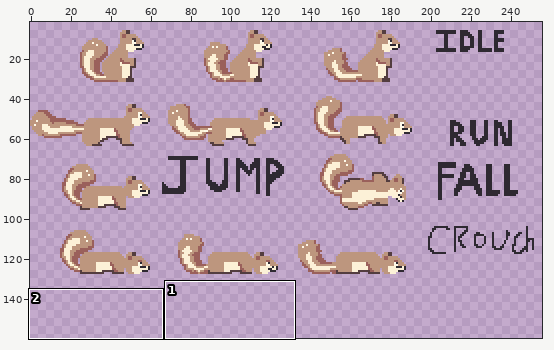
Two states of a pixel-art file, Asset Projects/squirrel/v2/squirrel.aseprite. Above, an overview of the earlier version with the close-up marked.
Close-up. Earlier state:
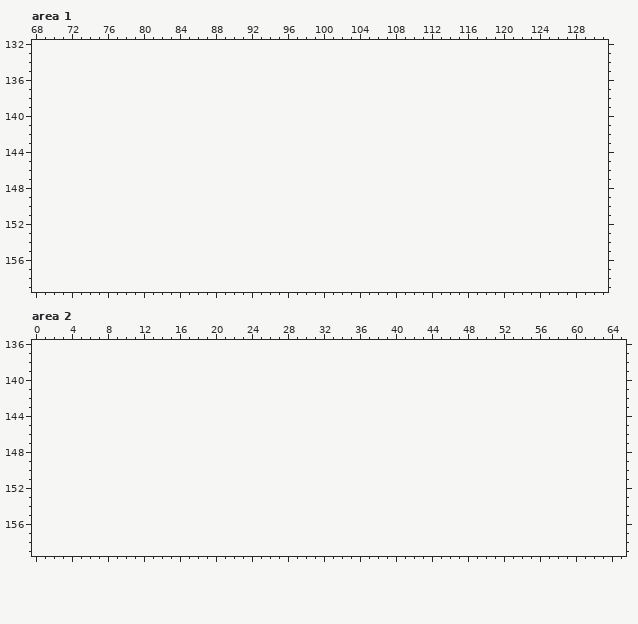
256x128 pixels, 1 frame. Colours within 5 levels of each other are drawn and written as one. Shown: area 1: x 68..131, y 132..159; area 2: x 0..65, y 136..159. The old version is drawn lined up with the new one, on the new canvas. The wide view leaves out empty margins.
Once edited:
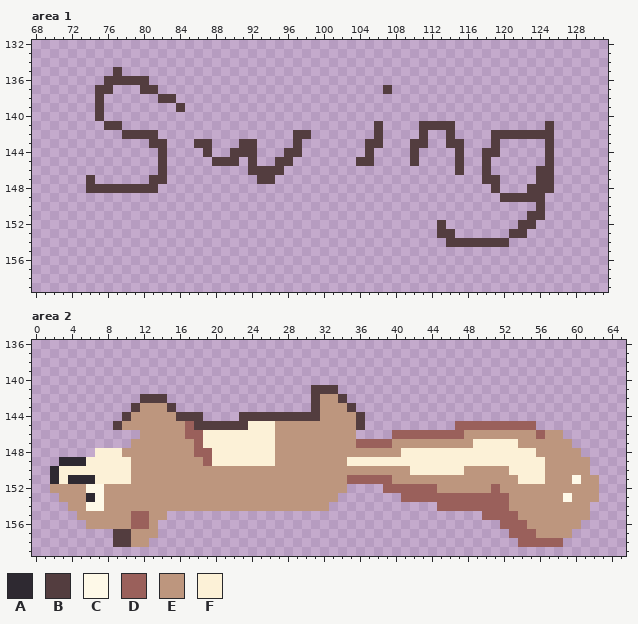
Palette (. is transparent): A #2e2931  B #533d3f  C #fef9e8  D #9a605b  E #bd967e  F #fcf1d7
Diff:
canvas 256x128 -> 256x160
Area 1:
The author put colour B in row 135 at x 77; in row 136 at x 76 to 80; in row 137 at x 75 to 76, 80 to 81 and 107; in row 138 at x 75 and 82 to 83; in row 139 at x 75 and 84; in row 140 at x 75.
The author put colour B in row 141 at x 76 to 77, 106, 111 to 114 and 125; in row 142 at x 78 to 81, 97 to 98, 106, 111, 114 and 119 to 125; in row 143 at x 81 to 82, 86 to 87, 91 to 92, 97, 105 to 106, 110 to 111, 114 to 115, 119 and 125; in row 144 at x 82, 87, 90 to 92, 96 to 97, 105, 110, 115, 118 to 119 and 125; in row 145 at x 82, 88 to 90, 92, 95 to 96, 104 to 105, 110, 115, 118 and 125; in row 146 at x 82, 92 to 95, 115, 118 and 124 to 125.
The author put colour B in row 147 at x 74, 81 to 82, 93 to 94, 118 to 119 and 124 to 125; in row 148 at x 74 to 81, 119 and 123 to 125; in row 149 at x 120 to 124; in row 150 at x 124; in row 151 at x 123 to 124; in row 152 at x 113 and 122 to 123.
The author put colour B in row 153 at x 113 to 114 and 121 to 122; in row 154 at x 114 to 120.
Area 2:
The author put colour A in row 149 at x 3 to 5; in row 150 at x 2; in row 151 at x 2 and 4 to 6; in row 153 at x 6.
The author put colour B in row 141 at x 31 to 33; in row 142 at x 12 to 14, 31 and 34; in row 143 at x 11, 15, 31 and 35; in row 144 at x 10, 16 to 18, 23 to 31 and 36; in row 145 at x 9, 18 to 23 and 36; in rows 157 to 158 at x 9 to 10.
The author put colour C in row 151 at x 60; in row 152 at x 6 to 7; in row 153 at x 7 and 59; in row 154 at x 6 to 7.
The author put colour D in row 145 at x 17 and 47 to 55; in row 146 at x 17 to 18, 40 to 47 and 56; in row 147 at x 18 and 36 to 39; in row 148 at x 18 to 19; in row 149 at x 19; in row 151 at x 35 to 39.
The author put colour D in row 152 at x 39 to 44 and 51; in row 153 at x 41 to 52; in row 154 at x 45 to 52; in row 155 at x 11 to 12 and 50 to 53; in row 156 at x 11 to 12 and 52 to 54; in row 157 at x 53 to 55.
The author put colour D in row 158 at x 54 to 58.
The author put colour E in row 142 at x 32 to 33; in row 143 at x 12 to 14 and 32 to 34; in row 144 at x 11 to 15 and 32 to 35; in row 145 at x 10 to 16 and 27 to 35; in row 146 at x 12 to 16, 27 to 35, 48 to 55 and 57 to 58; in row 147 at x 11 to 17, 27 to 35, 40 to 48 and 54 to 59.
The author put colour E in row 148 at x 10 to 17, 27 to 40 and 56 to 60; in row 149 at x 11 to 18, 27 to 34 and 57 to 61; in row 150 at x 11 to 41, 48 to 52 and 57 to 61; in row 151 at x 11 to 34, 40 to 53, 57 to 59 and 61 to 62; in row 152 at x 2 to 5, 8 to 34, 45 to 50 and 52 to 62; in row 153 at x 3 to 5, 8 to 33, 53 to 58 and 60 to 62.
The author put colour E in row 154 at x 4 to 5, 8 to 32 and 53 to 61; in row 155 at x 5 to 10, 13 to 14 and 54 to 61; in row 156 at x 6 to 10, 13 and 55 to 60; in row 157 at x 11 to 13 and 56 to 59; in row 158 at x 11 to 12.
The author put colour F in row 145 at x 24 to 26; in row 146 at x 19 to 26; in row 147 at x 19 to 26 and 49 to 53; in row 148 at x 7 to 9, 20 to 26 and 41 to 55; in row 149 at x 6 to 10, 20 to 26 and 35 to 56; in row 150 at x 3 to 10, 42 to 47 and 53 to 56.
The author put colour F in row 151 at x 3, 7 to 10 and 54 to 56.
